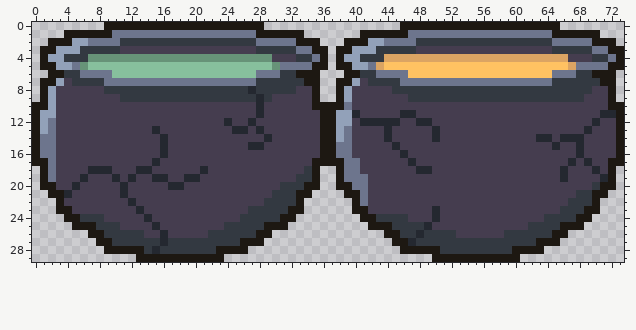
Two versions of one sprite sheet, assets/sprites/cauldron_sheet.png. Above is the file before it was changed.
The file is 74x30 pixels.
Once edited:
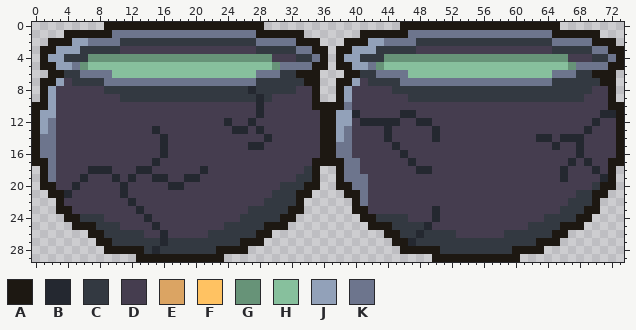
Palette (. is transparent): A #1d1812  B #242830  C #333941  D #453d4f  E #dba463  F #ffc262  G #679378  H #87c09d  J #92a1b9  K #6d758d
Diff:
Changed rows in their new state; - is an unchanged pixel.
first column x 43:
 4 -GGGGGGGGGGGGGGGGGGGGGGG-
 5 GHHHHHHHHHHHHHHHHHHHHHHHG
 6 ----HHHHHHHHHHHHHHHHHH---
